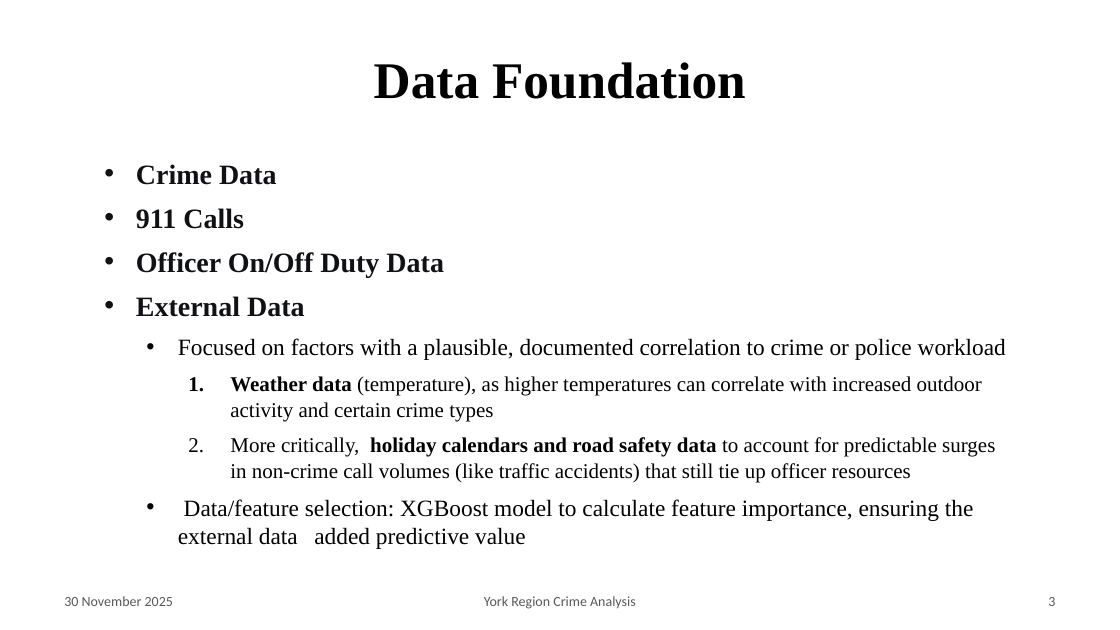
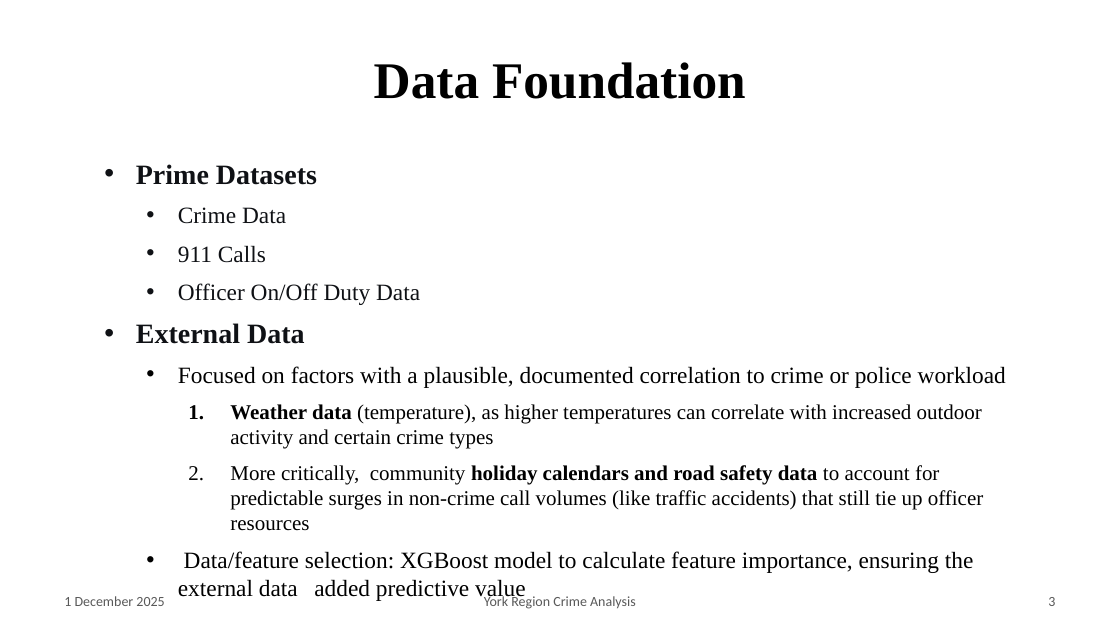
Before and after one commit to fuxima/YRP, a slide deck: slide 3 of YorkRegionCrimeAnalysis_presentation.pptx. Drawn at 1120x630 pixels with LibreOffice and Linux fonts; fonts in the diff are those of the drawing; background and template pictures are left out. Boxes give left, top, right and bottom in pixels: in the first picture for what was removed or moved away, otherwise in the second. Text is boxed around its words. In the diff, an @@ line names an element or a change of style, - is before the commit and + after.

```diff
--- a/YorkRegionCrimeAnalysis_presentation.pptx
+++ b/YorkRegionCrimeAnalysis_presentation.pptx
@@ text at box(136, 164, 317, 185): paragraph added @@
+  • Prime Datasets
@@ text at box(178, 207, 420, 305): size 24 to 20 pt, bold off in "Crime Data", "911 Calls", "Officer On/Off Duty Data"; list level 2 to 3 in "Crime Data"; list level 2 to 3 in "911 Calls"; list level 2 to 3 in "Officer On/Off Duty Data" @@
@@ text at box(230, 465, 984, 531): text changed @@
-      2. More critically, holiday calendars and road safety data to account for predictable surges in non-crime call volumes (like traffic accidents) that still tie up officer resources
+      2. More critically, community holiday calendars and road safety data to account for predictable surges in non-crime call volumes (like traffic accidents) that still tie up officer resources
@@ text at box(64, 596, 164, 606): text changed @@
-30 November 2025
+1 December 2025
```
Also in this commit, not shown: 27 other slides changed.
